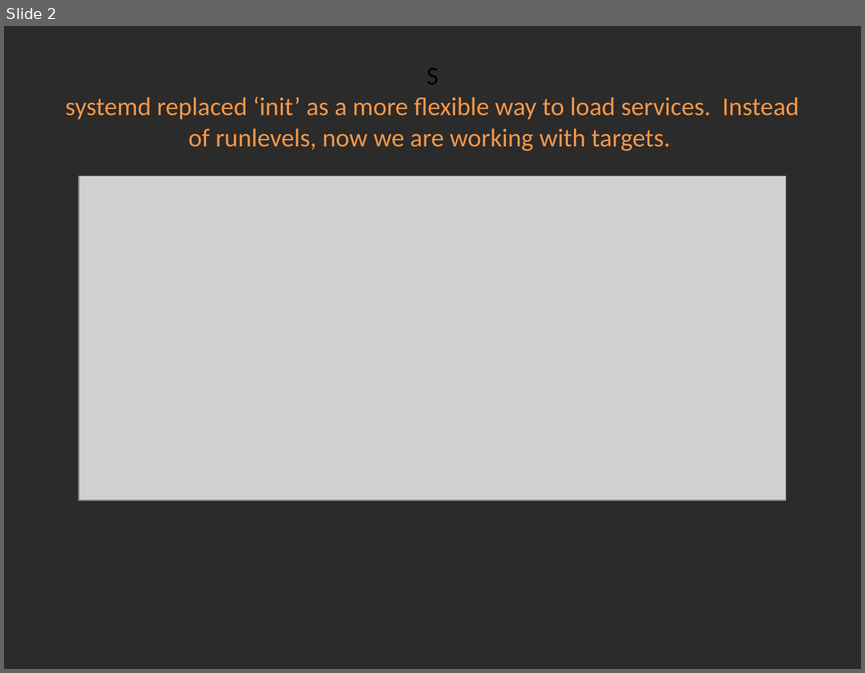
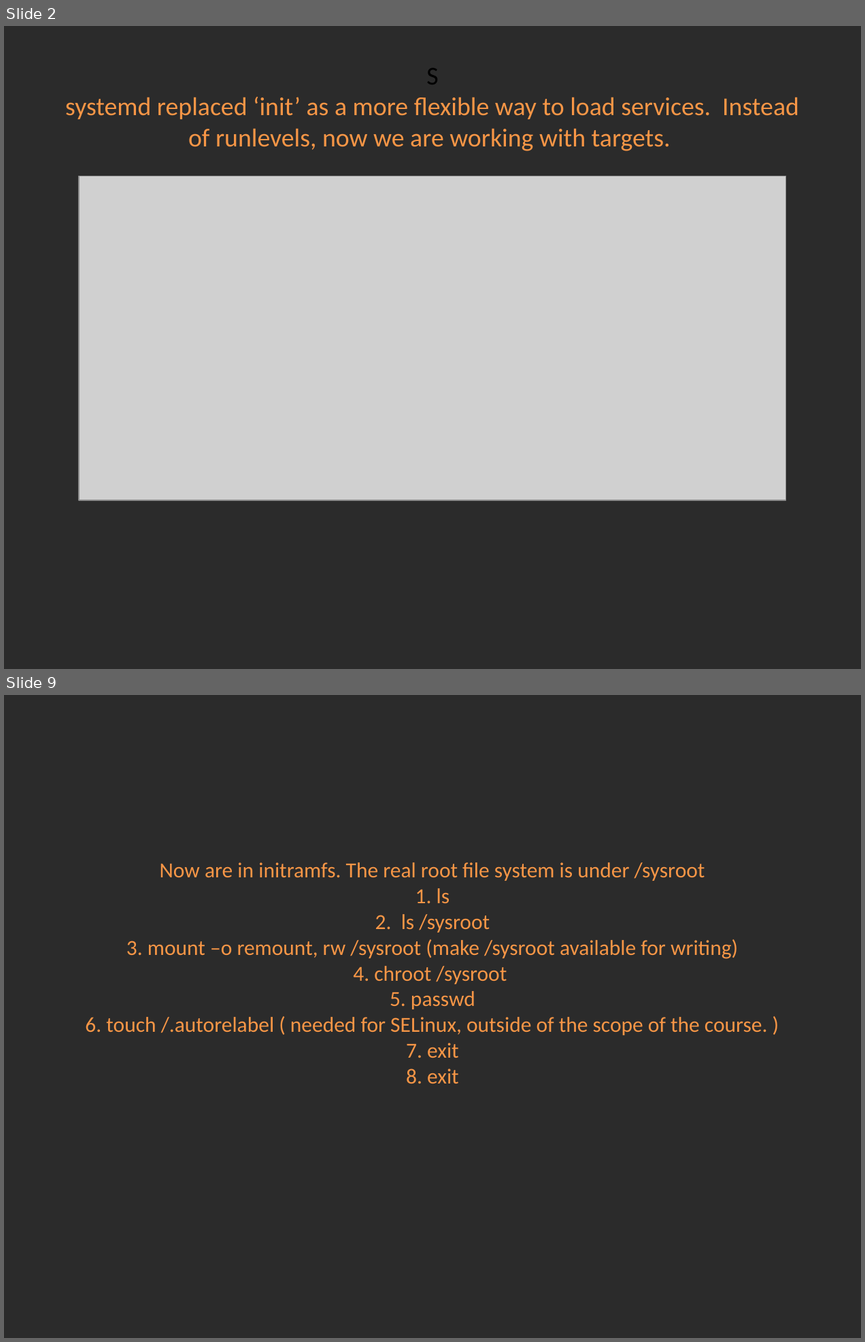
Before and after one commit to Academy-Soft-Intellect/Linux-Course, a slide deck: 10.SystemDAndTheBootProcedure/10-SystemDAndTheBootProcedure.pptx. Shown one above the other, each under a label of ours: slide 2 before the commit, slides 2 and 9 after it; the slides between them are not shown. The pictures are 865x673 and 865x1342 pixels, drawn with LibreOffice and Linux fonts; fonts in the diff are those of the drawing; grey boxes stand for pictures; background and template pictures are left out; a plain dark background stands for a picture behind light text. Boxes give left, top, right and bottom in pixels: in the first picture for what was removed or moved away, otherwise in the second. Text is boxed around its words. In the diff, an @@ line names an element or a change of style, - is before the commit and + after.

Commit message:
Systemd

```diff
--- a/10.SystemDAndTheBootProcedure/10-SystemDAndTheBootProcedure.pptx
+++ b/10.SystemDAndTheBootProcedure/10-SystemDAndTheBootProcedure.pptx
@@ slide 9 added at (4, 695, 861, 1338), background picture (left out) @@
@@ title added at (85, 862, 768, 1084), 18 pt, text #F79646 @@
+Now are in initramfs. The real root file system is under /sysroot
+1. ls
+2. ls /sysroot
+3. mount –o remount, rw /sysroot (make /sysroot available for writing)
+4. chroot /sysroot
+5. passwd
+6. touch /.autorelabel ( needed for SELinux, outside of the scope of the course. )
+7. exit
+8. exit
```
Also in this commit, not shown: 1 slide changed, 6 other slides added, 2 other files.
